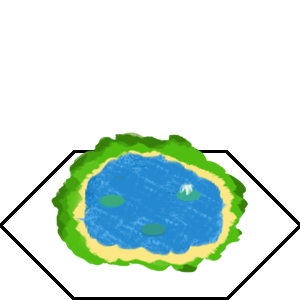
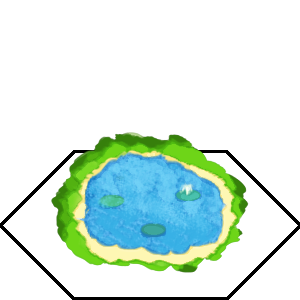
Layer changes from the first 300 x 300 image to the second:
added layer "Layer 0 copy 4" (screen, 74%) above "Layer 0 copy 3" over [51, 132, 249, 273]
painted on "Layer 0 copy 3" over [86, 155, 222, 230]
